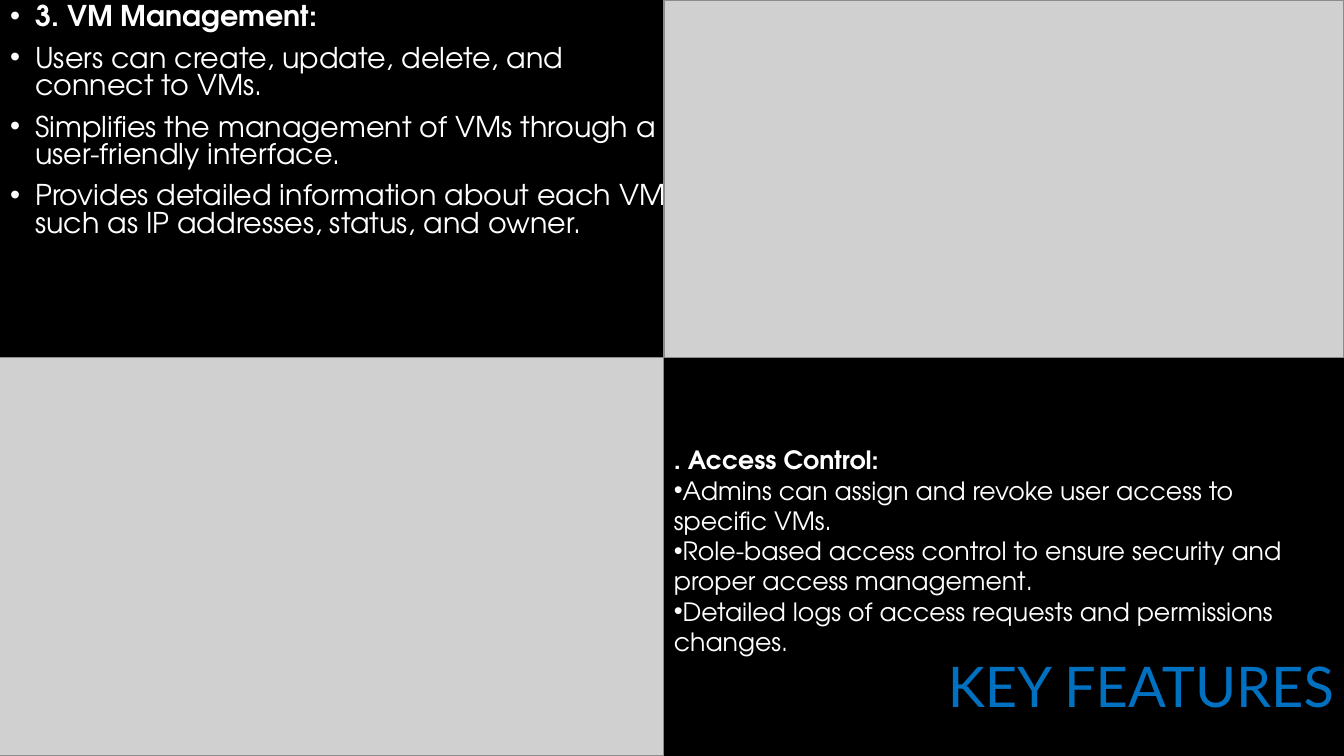
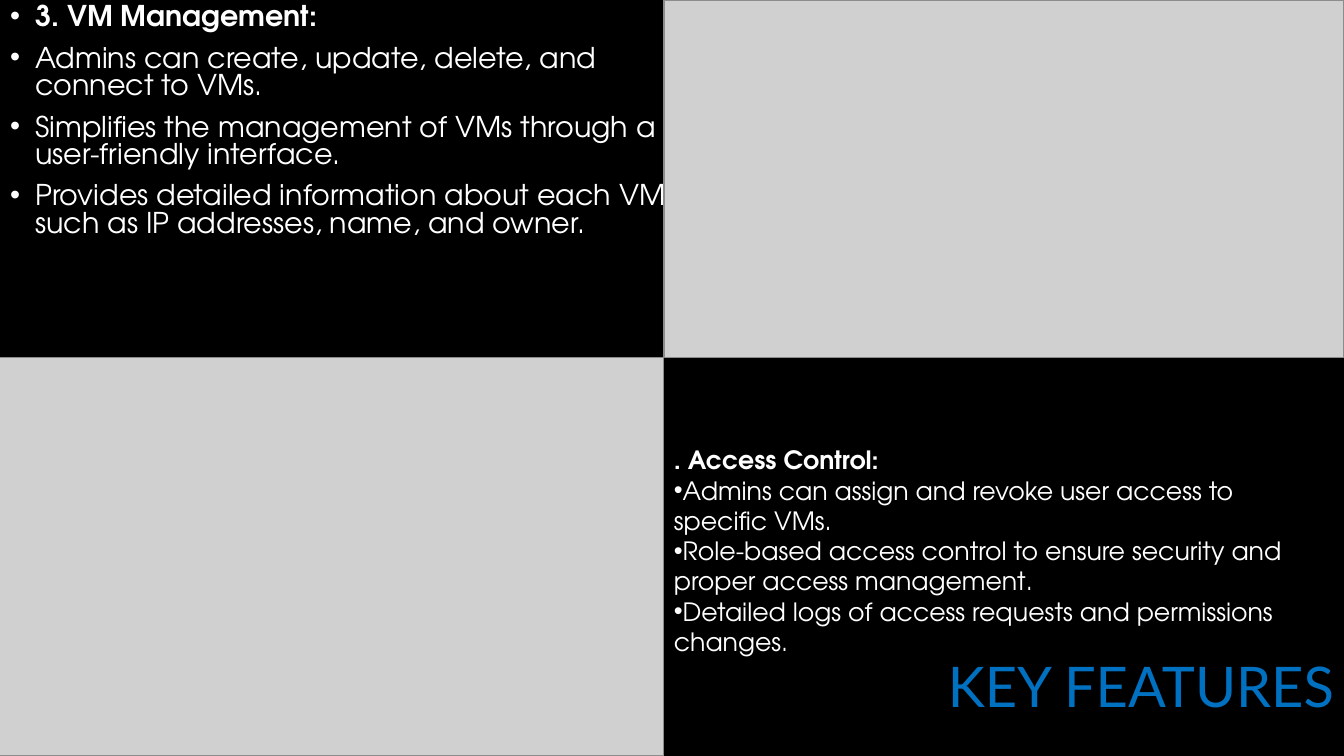
Before and after one commit to serbanples/Nokia_Cloud_Automation, a slide deck: slide 5 of Automation of the Cloud.pptx. Drawn at 1344x756 pixels with LibreOffice and Linux fonts; fonts in the diff are those of the drawing; grey boxes stand for pictures; background and template pictures are left out. Boxes give left, top, right and bottom in pixels: in the first picture for what was removed or moved away, otherwise in the second. Text is boxed around its words. In the diff, an @@ line names an element or a change of style, - is before the commit and + after.

```diff
--- a/Automation of the Cloud.pptx
+++ b/Automation of the Cloud.pptx
@@ text at (35,47,597,96): text changed @@
-• Users can create, update, delete, and connect to VMs.
+• Admins can create, update, delete, and connect to VMs.
@@ text at (35,175,673,235): text changed @@
-• Provides detailed information about each VM, such as IP addresses, status, and owner.
+• Provides detailed information about each VM, such as IP addresses, name, and owner.
```
Also in this commit, not shown: 7 other slides changed, 2 other files.
